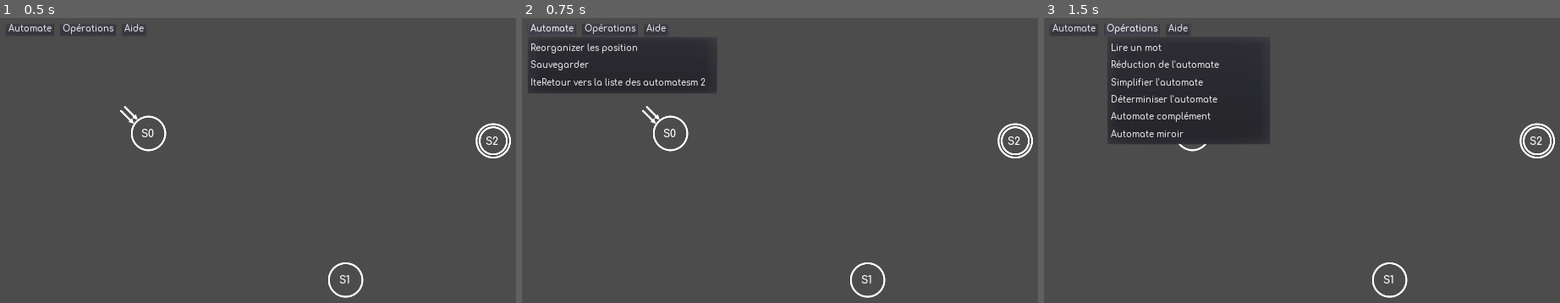
Above: before the commit, frames 1-3 (left to right).
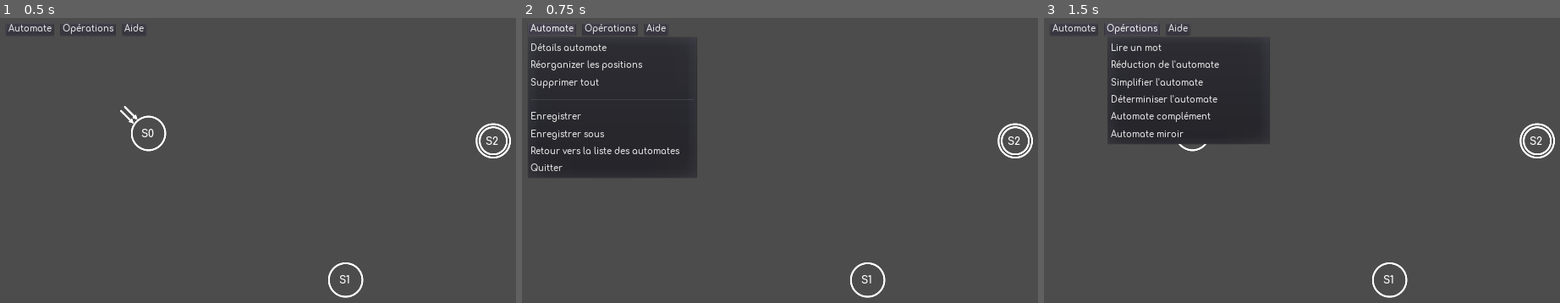
Above: after the commit, the same moments.

Repository: RedaMorsli/Automates
Game: Godot game, scene res://src/activities/EditAutomate.tscn
Same seed, same stepped clock (60 frames per second), same inputs: the game is played once before the commit and once after it.
Inputs:
- Up to frame 1 (0.5 s): no input
- Up to frame 2 (0.75 s): click "Automate" at 0.5 s
- Up to frame 3 (1.5 s): click "Opérations" at 1.25 s

Frame 1 is identical in both runs. In frame 2, 11% of the frame differs, in the area x 1-38%, y 7-57%; in frame 3, nothing differs.

Commit message:
Reading working

Diff:
--- a/src/activities/EditActivitye.gd
+++ b/src/activities/EditActivitye.gd
@@ -1,4 +1,10 @@
 extends Node
+
+#Colors
+const WHITE = Color(1, 1, 1, 1)
+const RED = Color(1, 0, 0, 1)
+const GREEN = Color(0, 1, 0, 1)
+const BLUE = Color(0, 0, 1, 1)
 
 var Etat = preload("res://src/entities/Etat.tscn")
 var Instruction = preload("res://src/entities/Instruction.tscn")
@@ -9,10 +15,51 @@
 	pass
 
 func _process(delta):
-	#print(_get_successeur($Automate/Etats/Etat))
-	#for suc in _get_successeur($Automate/Etats/Etat):
-		#print(suc.nom)
 	pass
+
+func read_word(word : String):
+	for ins in $Automate/Instructions.get_children():
+			ins.color = WHITE
+	var etats_parcouru = []
+	var ins_parcouru = []
+	match is_word_readable(word, etats_parcouru, ins_parcouru):
+		true:
+			for ins in ins_parcouru:
+				ins.color = GREEN
+		false:
+			$GUI/LireDialog/MarginContainer2/VBoxContainer/HBoxContainer3/ResultatText.text = "n'appartient pas à L(A)"
+			for ins in ins_parcouru:
+				ins.color = RED
+		"nope":
+			$GUI/LireDialog/MarginContainer2/VBoxContainer/HBoxContainer3/ResultatText.text = "automate non déterminisé"
+			$GUI/DeterminateDialog.popup_centered()
+
+func is_word_readable(word : String, etats_parcouru : Array, ins_parcouru : Array):
+	var current_etat = _get_etat_initial()
+	for i in word.length():
+		var ins = _get_ins(current_etat, word[i])
+		if ins.size() > 1: #non déterministe
+			return "nope"
+		elif ins.size() == 0: #n'appartient pas au L(A)
+			return false
+		else: # ins.size() == 1
+			if not (ins[0].etat_debut in etats_parcouru):
+				etats_parcouru.append(ins[0].etat_debut)
+			if not (ins[0].etat_fin in etats_parcouru):
+				etats_parcouru.append(ins[0].etat_fin)
+			if not (ins[0] in ins_parcouru):
+				ins_parcouru.append(ins[0])
+			current_etat = ins[0].etat_fin
+	if current_etat.final:
+		$GUI/LireDialog/MarginContainer2/VBoxContainer/HBoxContainer3/ResultatText.text = "appartient à L(A)"
+	return current_etat.final
+
+func _get_ins(etat_debut, x):
+	var t = []
+	for ins in $Automate/Instructions.get_children():
+		if (etat_debut == ins.etat_debut) and (x in ins.mot_lu):
+			t.append(ins)
+	return t
 
 func determiniser():
 	var alphabet = get_alphabet()
@@ -403,7 +450,7 @@
 
 func _on_PopupOperations_id_pressed(id):
 	match id:
-		0:
+		0: #Read word
 			$GUI/LireDialog.popup_centered()
 		1:#Réduction
 			$GUI/ReductionDialog/MarginContainer/Tree.clear()
@@ -438,15 +485,12 @@
 		0: #reorganizer
 			reorganize_positions()
 
-
 func _on_SimplifyDialog_confirmed():
 	smiplifier()
 	delete_epsilons()
 
-
 func _on_DeterminateDialog_confirmed():
 	determiniser()
 
-
-func _on_LireDialog_confirmed():
-	pass # Replace with function body.
+func _on_LireButton_pressed():
+	read_word($GUI/LireDialog/MarginContainer2/VBoxContainer/HBoxContainer2/LireText.text)
--- a/src/activities/EditAutomate.gd
+++ b/src/activities/EditAutomate.gd
@@ -140,7 +140,6 @@
 	for child in $Instructions.get_children():
 		if (child.etat_debut == etat) and (child.etat_fin == etat):
 			last_instruction_clicked = child
-	print(last_instruction_clicked.etat_debut.nom, last_instruction_clicked.etat_fin.nom)
 	$Popups/PopupMenuInstruction.rect_position = get_global_mouse_position()
 	$Popups/PopupMenuInstruction.popup()
 
--- a/src/activities/EditAutomate.tscn
+++ b/src/activities/EditAutomate.tscn
@@ -541,7 +541,7 @@
 custom_fonts/font = ExtResource( 5 )
 custom_constants/vseparation = 20
 custom_constants/hseparation = 20
-items = [ "Reorganizer les position", null, 0, false, false, 0, 0, null, "", false, "Sauvegarder", null, 0, false, false, 1, 0, null, "", false, "IteRetour vers la liste des automatesm 2", null, 0, false, false, 2, 0, null, "", false ]
+items = [ "Détails automate", null, 0, false, false, 1, 0, null, "", false, "Réorganizer les positions", null, 0, false, false, 0, 0, null, "", false, "Supprimer tout", null, 0, false, false, 3, 0, null, "", false, "", null, 0, false, true, 2, 0, null, "", true, "Enregistrer", null, 0, false, false, 4, 0, null, "", false, "Enregistrer sous", null, 0, false, false, 5, 0, null, "", false, "Retour vers la liste des automates", null, 0, false, false, 6, 0, null, "", false, "Quitter", null, 0, false, false, 7, 0, null, "", false ]
 __meta__ = {
 "_edit_use_anchors_": false
 }
@@ -616,21 +616,19 @@
 margin_bottom = 70.0
 dialog_text = "Voulez vous déterminiser l'automate?"
 
-[node name="LireDialog" type="AcceptDialog" parent="GUI"]
-margin_right = 83.0
-margin_bottom = 58.0
+[node name="LireDialog" type="WindowDialog" parent="GUI"]
+visible = true
+margin_right = 696.0
+margin_bottom = 134.0
+popup_exclusive = true
 window_title = "Lire un mot"
 __meta__ = {
 "_edit_use_anchors_": false
 }
 
-[node name="MarginContainer" type="MarginContainer" parent="GUI/LireDialog"]
+[node name="MarginContainer2" type="MarginContainer" parent="GUI/LireDialog"]
 anchor_right = 1.0
 anchor_bottom = 1.0
-margin_left = 8.0
-margin_top = 8.0
-margin_right = -8.0
-margin_bottom = -36.0
 custom_constants/margin_right = 20
 custom_constants/margin_top = 20
 custom_constants/margin_left = 20
@@ -639,29 +637,70 @@
 "_edit_use_anchors_": false
 }
 
-[node name="HBoxContainer2" type="HBoxContainer" parent="GUI/LireDialog/MarginContainer"]
+[node name="VBoxContainer" type="VBoxContainer" parent="GUI/LireDialog/MarginContainer2"]
 margin_left = 20.0
 margin_top = 20.0
-margin_right = 294.0
-margin_bottom = 60.0
+margin_right = 680.0
+margin_bottom = 143.0
 custom_constants/separation = 20
-__meta__ = {
-"_edit_use_anchors_": false
-}
-
-[node name="Lire" type="Label" parent="GUI/LireDialog/MarginContainer/HBoxContainer2"]
+
+[node name="HBoxContainer2" type="HBoxContainer" parent="GUI/LireDialog/MarginContainer2/VBoxContainer"]
+margin_right = 660.0
+margin_bottom = 40.0
+custom_constants/separation = 20
+__meta__ = {
+"_edit_use_anchors_": false
+}
+
+[node name="LireLabel" type="Label" parent="GUI/LireDialog/MarginContainer2/VBoxContainer/HBoxContainer2"]
 margin_top = 5.0
 margin_right = 54.0
 margin_bottom = 35.0
 custom_fonts/font = ExtResource( 5 )
 text = "Mot"
 
-[node name="Readed" type="LineEdit" parent="GUI/LireDialog/MarginContainer/HBoxContainer2"]
+[node name="LireText" type="LineEdit" parent="GUI/LireDialog/MarginContainer2/VBoxContainer/HBoxContainer2"]
 margin_left = 74.0
-margin_right = 274.0
+margin_right = 574.0
 margin_bottom = 40.0
-rect_min_size = Vector2( 200, 0 )
-custom_fonts/font = ExtResource( 5 )
+rect_min_size = Vector2( 500, 0 )
+size_flags_horizontal = 3
+size_flags_vertical = 4
+custom_fonts/font = ExtResource( 5 )
+
+[node name="LireButton" type="Button" parent="GUI/LireDialog/MarginContainer2/VBoxContainer/HBoxContainer2"]
+margin_left = 594.0
+margin_top = 2.0
+margin_right = 660.0
+margin_bottom = 38.0
+size_flags_vertical = 4
+custom_fonts/font = ExtResource( 5 )
+text = "Lire"
+
+[node name="HBoxContainer3" type="HBoxContainer" parent="GUI/LireDialog/MarginContainer2/VBoxContainer"]
+margin_top = 60.0
+margin_right = 660.0
+margin_bottom = 123.0
+custom_constants/separation = 20
+__meta__ = {
+"_edit_use_anchors_": false
+}
+
+[node name="ResultatLabel" type="Label" parent="GUI/LireDialog/MarginContainer2/VBoxContainer/HBoxContainer3"]
+margin_right = 123.0
+margin_bottom = 63.0
+custom_fonts/font = ExtResource( 5 )
+text = "Résultat :
+"
+
+[node name="ResultatText" type="Label" parent="GUI/LireDialog/MarginContainer2/VBoxContainer/HBoxContainer3"]
+margin_left = 143.0
+margin_right = 660.0
+margin_bottom = 63.0
+size_flags_horizontal = 3
+size_flags_vertical = 5
+custom_fonts/font = ExtResource( 5 )
+align = 1
 [connection signal="right_click_boucle" from="Automate/Etats/Etat" to="Automate" method="_on_right_click_boucle"]
 [connection signal="right_click_etat" from="Automate/Etats/Etat" to="Automate" method="_on_Etat_right_click_etat"]
 [connection signal="right_click_etat" from="Automate/Etats/Etat2" to="Automate" method="_on_Etat_right_click_etat"]
@@ -681,4 +720,4 @@
 [connection signal="confirmed" from="GUI/ReductionDialog" to="." method="_on_ReductionDialog_confirmed"]
 [connection signal="confirmed" from="GUI/SimplifyDialog" to="." method="_on_SimplifyDialog_confirmed"]
 [connection signal="confirmed" from="GUI/DeterminateDialog" to="." method="_on_DeterminateDialog_confirmed"]
-[connection signal="confirmed" from="GUI/LireDialog" to="." method="_on_LireDialog_confirmed"]
+[connection signal="pressed" from="GUI/LireDialog/MarginContainer2/VBoxContainer/HBoxContainer2/LireButton" to="." method="_on_LireButton_pressed"]
--- a/src/entities/Instruction.gd
+++ b/src/entities/Instruction.gd
@@ -2,14 +2,12 @@
 
 signal right_click_instruction(instruction)
 
-#Colors
-const white = Color(1, 1, 1, 1)
-const blue = Color(0, 0, 1, 1)
 
 var etat_debut : KinematicBody2D
 var mot_lu = []
 var etat_fin : KinematicBody2D
 
+var color = Color(1, 1, 1, 1)
 var boucle = false
 var inverse : bool = true
 var drag : bool
@@ -30,8 +28,8 @@
 	var radius = etat_debut.position.distance_to(center)
 
 	#draw link
-	draw_line(etat_debut.position, $Arrow.position, Color(1, 1, 1, 1), 10)
-	draw_line($Arrow.position, etat_fin.position, Color(1, 1, 1, 1), 10)
+	draw_line(etat_debut.position, $Arrow.position, color, 10)
+	draw_line($Arrow.position, etat_fin.position, color, 10)
 	#if inverse:
 		#draw_arc(center, radius, end_iverse, start_inverse, 32, Color(1, 1, 1, 1), 10)
 	#else:
